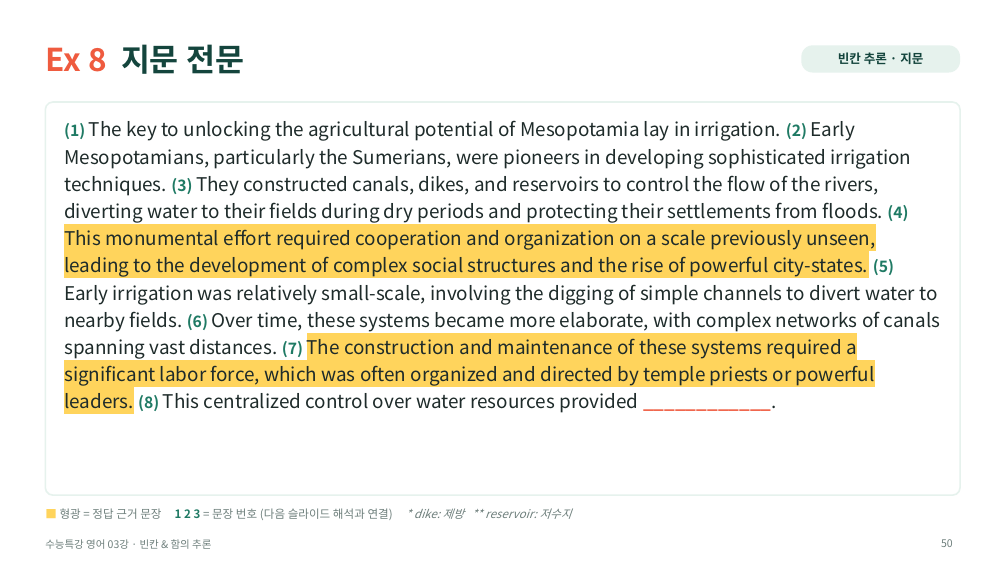
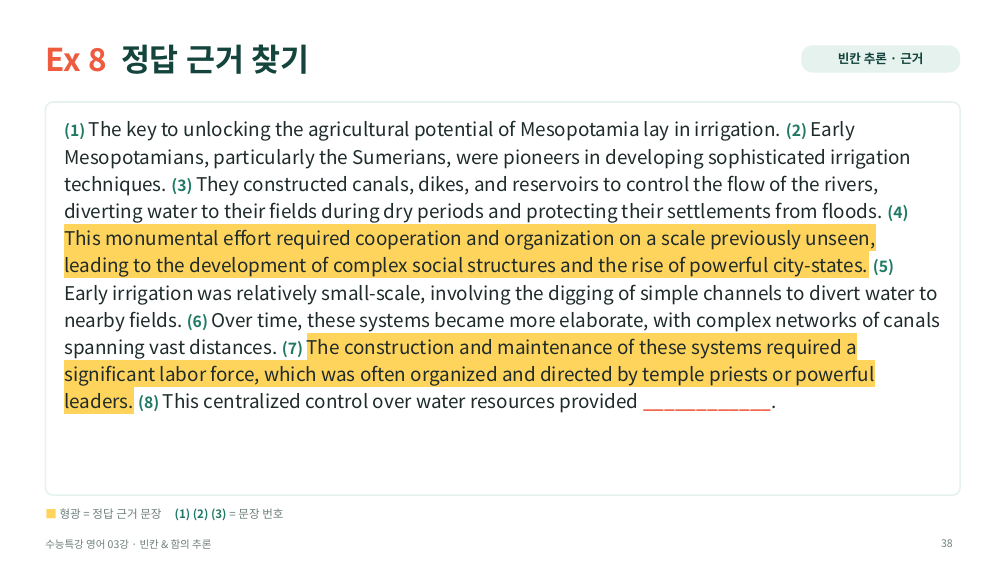
Before and after one commit to HUFSDavid/HUFSDavid, a slide deck: slide 38 of 수능특강_영어_03강_수업PPT.pptx (slide 50 before the commit). Drawn at 1008x567 pixels with LibreOffice and Linux fonts; fonts in the diff are those of the drawing. Boxes give left, top, right and bottom in pixels: in the first picture for what was removed or moved away, otherwise in the second. Text is boxed around its words. In the diff, an @@ line names an element or a change of style, - is before the commit and + after.

```diff
--- a/수능특강_영어_03강_수업PPT.pptx
+++ b/수능특강_영어_03강_수업PPT.pptx
@@ title at <box>45,44,309,74</box>: text changed @@
-Ex 8 지문 전문
+Ex 8 정답 근거 찾기
@@ text in rounded rectangle at <box>838,52,923,64</box>: text changed @@
-빈칸 추론 · 지문
+빈칸 추론 · 근거
@@ text at <box>60,508,283,520</box>: text changed @@
-■ 형광 = 정답 근거 문장 1 2 3 = 문장 번호 (다음 슬라이드 해석과 연결) * dike: 제방 ** reservoir: 저수지
+■ 형광 = 정답 근거 문장 (1) (2) (3) = 문장 번호
@@ page number at <box>941,539,953,547</box>: text changed @@
-50
+38
```
Also in this commit, not shown: 12 other slides changed, 12 slides added, 32 slides removed.
